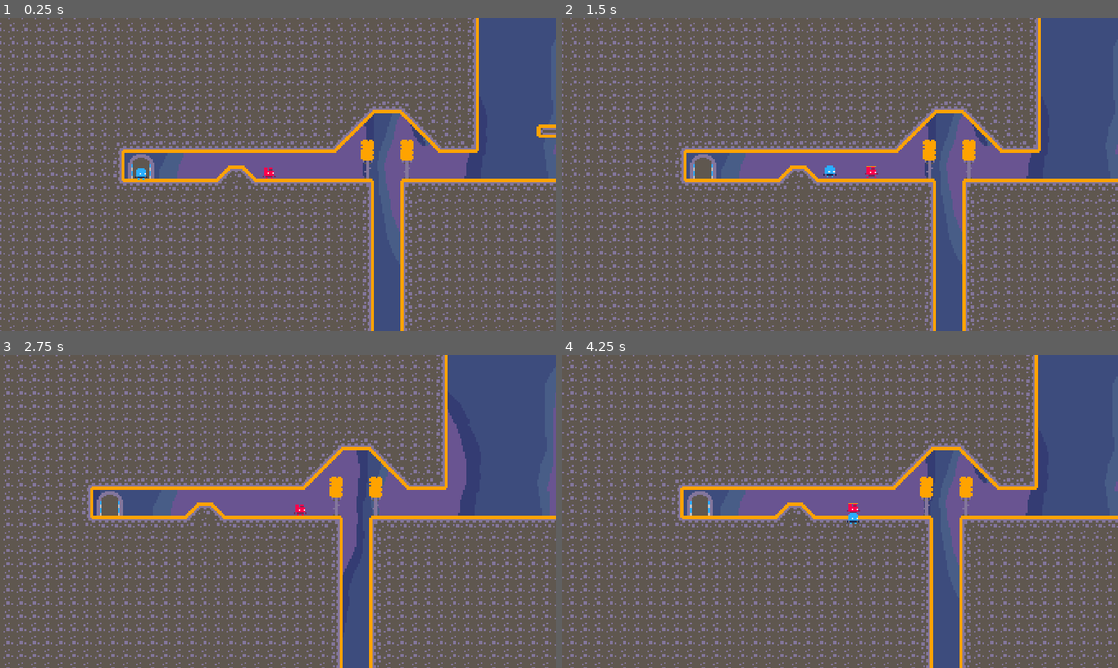
Above: before the commit, frames 1-4 (two rows, left to right).
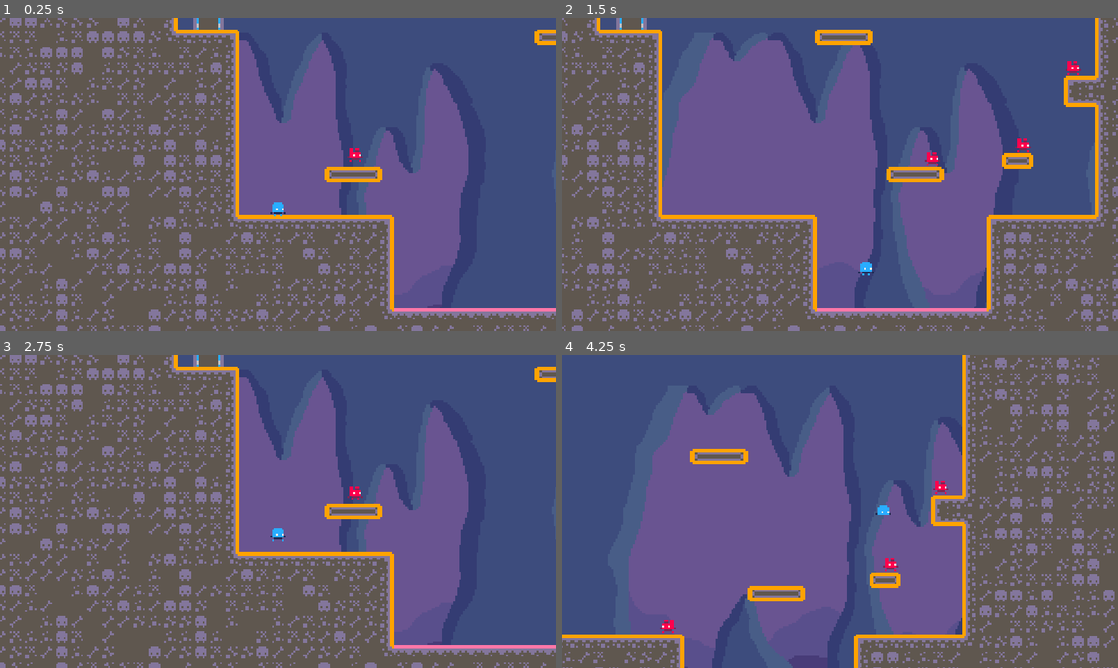
Above: after the commit, the same moments.

Repository: Miles-Miles2/GMTK2024
Game: Godot game, scene res://Scenes/level_4.tscn
Same seed, same stepped clock (60 frames per second), same inputs: the game is played once before the commit and once after it. Before the commit the project starts from res://Scenes/Level_3.tscn.
Inputs:
- Up to frame 1 (0.25 s): no input
- Up to frame 2 (1.5 s): hold D (move_right) from 0.53 s (still down); tap L (slow_plat) at 0.6 s; tap W (jump) at 0.77 s; tap O (speed_plat) at 1.35 s
- Up to frame 3 (2.75 s): tap W (jump) at 1.52 s; release D (move_right) at 2.03 s; hold A (move_left) from 2.03 s (still down); tap L (slow_plat) at 2.1 s
- Up to frame 4 (4.25 s): release A (move_left) at 2.78 s; hold D (move_right) from 2.78 s (still down); tap O (speed_plat) at 2.85 s; tap W (jump) at 3.02, 3.77 s; tap L (slow_plat) at 3.6 s

The runs differ from the first frame. In frame 1, 53% of the frame differs, in the area x 0-100%, y 0-100%; in frame 2, 65%; in frame 3, 52%; in frame 4, 83%.

Commit message:
merged level6

Diff:
--- a/Scenes/level_4.tscn
+++ b/Scenes/level_4.tscn
@@ -9,7 +9,9 @@
 [ext_resource type="PackedScene" uid="uid://dbtjv0mgurp8l" path="res://Scenes/Platform copy.tscn" id="7_qmgj3"]
 [ext_resource type="PackedScene" uid="uid://bovq5nweho4yv" path="res://Scenes/killzone copy.tscn" id="8_2jxm1"]
 [ext_resource type="PackedScene" uid="uid://c44y78f8gw8m8" path="res://Scenes/exit_door.tscn" id="9_u3l80"]
+
 [ext_resource type="AudioStream" uid="uid://d1eqxr63vwksx" path="res://Audio/SFX/Level_complete SFX.mp3" id="10_mmpyt"]
+
 
 [sub_resource type="RectangleShape2D" id="RectangleShape2D_4trd1"]
 size = Vector2(88, 5)
@@ -36,6 +38,7 @@
 [node name="Camera2D" type="Camera2D" parent="." node_paths=PackedStringArray("player")]
 position = Vector2(20, -5)
 zoom = Vector2(4, 4)
+limit_bottom = 60
 position_smoothing_speed = 1.0
 script = ExtResource("4_2lv4c")
 player = NodePath("../Player")
--- /dev/null
+++ b/Scenes/level_5.tscn
@@ -0,0 +1,37 @@
+[gd_scene load_steps=4 format=3 uid="uid://db4h8hepgkl2i"]
+
+[ext_resource type="Script" path="res://Scripts/CameraMove.gd" id="1_17t8r"]
+[ext_resource type="Texture2D" uid="uid://cwy37t7cx65oh" path="res://Assets/BG_0.png" id="2_0vu6e"]
+[ext_resource type="Texture2D" uid="uid://bwykwqcq1n32o" path="res://Assets/BG_1.png" id="3_ce575"]
+
+[node name="level_5" type="Node2D"]
+
+[node name="Camera2D" type="Camera2D" parent="."]
+position = Vector2(-1, 0)
+zoom = Vector2(3.4, 3.4)
+limit_left = -100
+limit_top = -90
+limit_right = 550
+limit_bottom = 100
+position_smoothing_speed = 1.0
+script = ExtResource("1_17t8r")
+
+[node name="ParallaxBackground" type="ParallaxBackground" parent="Camera2D"]
+
+[node name="ParallaxLayer" type="ParallaxLayer" parent="Camera2D/ParallaxBackground"]
+motion_scale = Vector2(0.1, 0.1)
+motion_offset = Vector2(100, 50)
+motion_mirroring = Vector2(440, 0)
+
+[node name="Sprite2D" type="Sprite2D" parent="Camera2D/ParallaxBackground/ParallaxLayer"]
+position = Vector2(50, 0)
+texture = ExtResource("2_0vu6e")
+
+[node name="ParallaxLayer2" type="ParallaxLayer" parent="Camera2D/ParallaxBackground"]
+motion_scale = Vector2(0.2, 0.2)
+motion_offset = Vector2(100, 75)
+motion_mirroring = Vector2(440, 0)
+
+[node name="Sprite2D" type="Sprite2D" parent="Camera2D/ParallaxBackground/ParallaxLayer2"]
+position = Vector2(50, 0)
+texture = ExtResource("3_ce575")
--- a/Scenes/slime copy.tscn
+++ b/Scenes/slime copy.tscn
@@ -1,9 +1,10 @@
-[gd_scene load_steps=11 format=3 uid="uid://bwktujbfadlfs"]
+[gd_scene load_steps=12 format=3 uid="uid://bwktujbfadlfs"]
 
 [ext_resource type="Script" path="res://Scripts/slime copy.gd" id="1_bqwkd"]
 [ext_resource type="Texture2D" uid="uid://cg40v0qsasp1a" path="res://Tileset/tilemap_packed.png" id="2_cy2l3"]
 [ext_resource type="Script" path="res://Scripts/killzone copy.gd" id="2_fty84"]
 [ext_resource type="PackedScene" uid="uid://bovq5nweho4yv" path="res://Scenes/killzone copy.tscn" id="3_5vly4"]
+[ext_resource type="AudioStream" uid="uid://cpibs8wwbdiip" path="res://Audio/SFX/501102__evretro__8-bit-footsteps.mp3" id="5_lmfmq"]
 
 [sub_resource type="RectangleShape2D" id="RectangleShape2D_o50dt"]
 size = Vector2(8, 11)
@@ -30,7 +31,7 @@
 }],
 "loop": true,
 "name": &"idle",
-"speed": 10.0
+"speed": 5.0
 }]
 
 [sub_resource type="CircleShape2D" id="CircleShape2D_5e1bx"]
@@ -78,6 +79,12 @@
 position = Vector2(-6, 7)
 shape = SubResource("CircleShape2D_5e1bx")
 
+[node name="footsteps" type="AudioStreamPlayer2D" parent="."]
+stream = ExtResource("5_lmfmq")
+volume_db = 5.0
+autoplay = true
+bus = &"SFX"
+
 [connection signal="animation_finished" from="enemyBody2D/AnimatedSprite2D" to="." method="_on_animated_sprite_2d_animation_finished"]
 [connection signal="body_exited" from="enemyBody2D/groundCheck" to="." method="_on_ground_check_body_exited"]
 [connection signal="body_exited" from="enemyBody2D/groundCheck2" to="." method="_on_ground_check_body_exited"]
--- a/Scripts/slime copy.gd
+++ b/Scripts/slime copy.gd
@@ -4,6 +4,7 @@
 @onready var ray_cast_left = $enemyBody2D/RayCastLeft
 @onready var slime = $enemyBody2D/AnimatedSprite2D
 @onready var body = $enemyBody2D
+@onready var footsteps = $footsteps
 
 var gravity = ProjectSettings.get_setting("physics/2d/default_gravity")
 #signal animation_done
@@ -37,6 +38,14 @@
 
 		body.velocity.x = (SPEED * speedMult * delta * direction)
 
+		if speedMult > 1:
+			footsteps.pitch_scale = 1.7
+		elif speedMult < 1:
+			footsteps.pitch_scale = .8
+		else:
+			footsteps.pitch_scale = 1
+
+
 		body.move_and_slide()
 
 
--- a/project.godot
+++ b/project.godot
@@ -11,7 +11,7 @@
 [application]
 
 config/name="2024 GMTK"
-run/main_scene="res://Scenes/Level_3.tscn"
+run/main_scene="res://Scenes/level_4.tscn"
 config/features=PackedStringArray("4.2", "Forward Plus")
 config/icon="res://icon.svg"
 
Not shown, changed: Audio/SFX/501102__evretro__8-bit-footsteps.mp3.import
